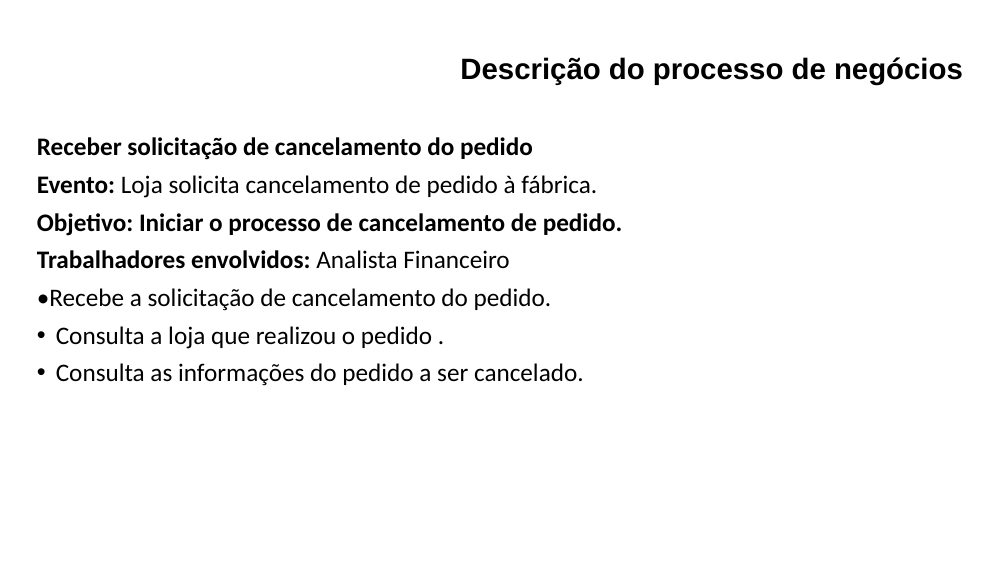
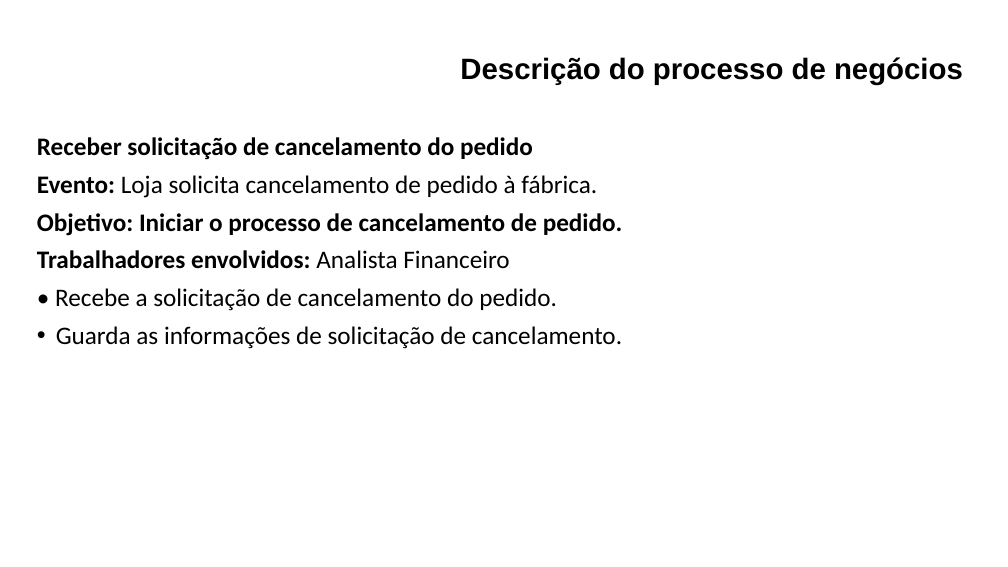
Before and after one commit to maapsystem/MaapSystem, a slide deck: slide 15 of artefatos/18 - Descrição de processos de Negócios.pptx. Drawn at 1008x567 pixels with LibreOffice and Linux fonts; fonts in the diff are those of the drawing. Boxes give left, top, right and bottom in pixels: in the first picture for what was removed or moved away, otherwise in the second. Text is boxed around its words. In the diff, an @@ line names an element or a change of style, - is before the commit and + after.

```diff
--- a/artefatos/18 - Descrição de processos de Negócios.pptx
+++ b/artefatos/18 - Descrição de processos de Negócios.pptx
@@ text at bbox=[55, 288, 622, 349]: text changed @@
-•Recebe a solicitação de cancelamento do pedido.
-• Consulta a loja que realizou o pedido .
-• Consulta as informações do pedido a ser cancelado.
+• Recebe a solicitação de cancelamento do pedido.
+• Guarda as informações de solicitação de cancelamento.
```
Also in this commit, not shown: 2 other slides changed, 2 other files.
